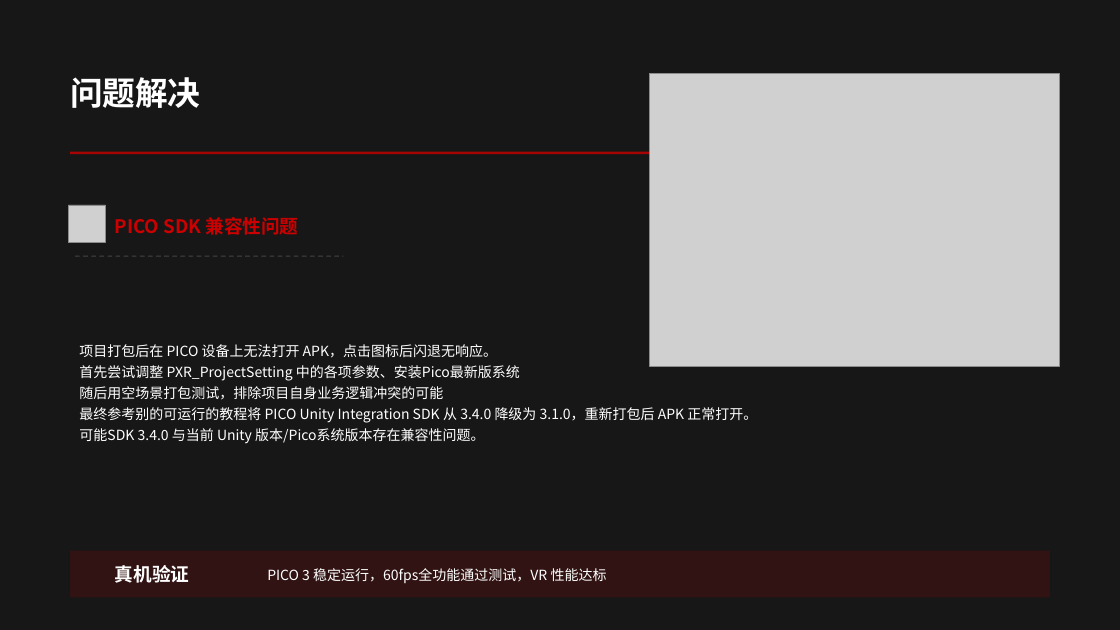
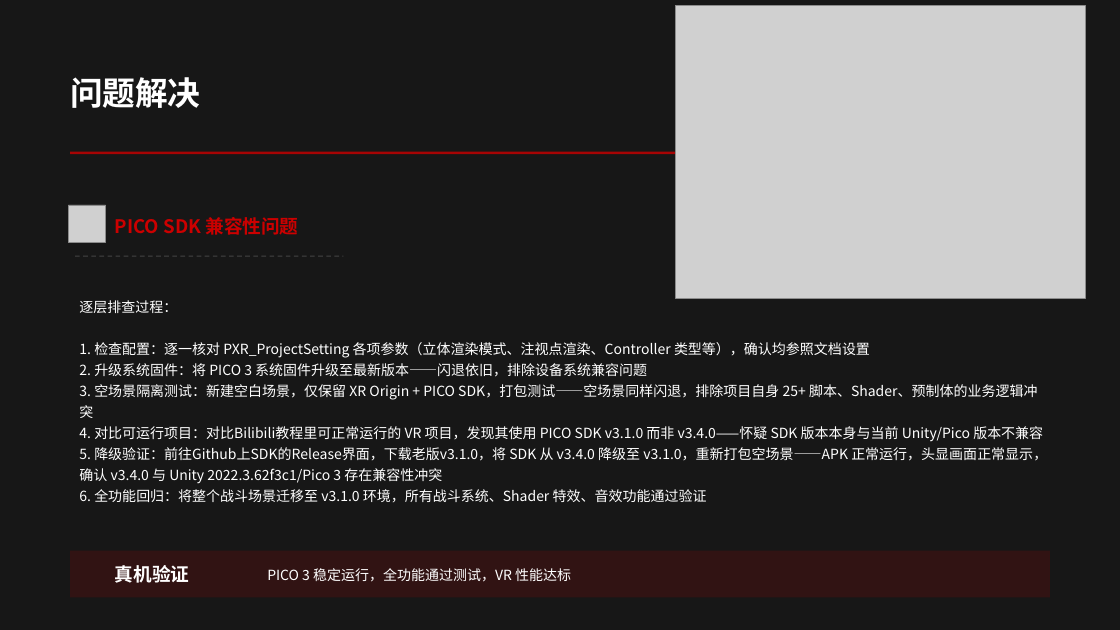
Before and after one commit to W-SEANVeen/ISF2, a slide deck: slide 21 of Docs/《孤城》VR游戏设计答辩.pptx. Drawn at 1120x630 pixels with LibreOffice and Linux fonts; fonts in the diff are those of the drawing; grey boxes stand for pictures; background and template pictures are left out; a plain dark background stands for a picture behind light text. Boxes give left, top, right and bottom in pixels: in the first picture for what was removed or moved away, otherwise in the second. Text is boxed around its words. In the diff, an @@ line names an element or a change of style, - is before the commit and + after.

```diff
--- a/Docs/《孤城》VR游戏设计答辩.pptx
+++ b/Docs/《孤城》VR游戏设计答辩.pptx
@@ picture: place and size @@
-picture at [649,73,1060,366]
+picture at [676,5,1086,298]
@@ text at [79,300,1047,502]: text changed @@
-项目打包后在 PICO 设备上无法打开 APK，点击图标后闪退无响应。
-首先尝试调整 PXR_ProjectSetting 中的各项参数、安装Pico最新版系统
-随后用空场景打包测试，排除项目自身业务逻辑冲突的可能
-最终参考别的可运行的教程将 PICO Unity Integration SDK 从 3.4.0 降级为 3.1.0，重新打包后 APK 正常打开。
-可能SDK 3.4.0 与当前 Unity 版本/Pico系统版本存在兼容性问题。
+逐层排查过程：
+1. 检查配置：逐一核对 PXR_ProjectSetting 各项参数（立体渲染模式、注视点渲染、Controller 类型等），确认均参照文档设置
+2. 升级系统固件：将 PICO 3 系统固件升级至最新版本——闪退依旧，排除设备系统兼容问题
+3. 空场景隔离测试：新建空白场景，仅保留 XR Origin + PICO SDK，打包测试——空场景同样闪退，排除项目自身 25+ 脚本、Shader、预制体的业务逻辑冲突
+4. 对比可运行项目：对比Bilibili教程里可正常运行的 VR 项目，发现其使用 PICO SDK v3.1.0 而非 v3.4.0——怀疑 SDK 版本本身与当前 Unity/Pico 版本不兼容
+5. 降级验证：前往Github上SDK的Release界面，下载老版v3.1.0，将 SDK 从 v3.4.0 降级至 v3.1.0，重新打包空场景——APK 正常运行，头显画面正常显示，确认 v3.4.0 与 Unity 2022.3.62f3c1/Pico 3 存在兼容性冲突
+6. 全功能回归：将整个战斗场景迁移至 v3.1.0 环境，所有战斗系统、Shader 特效、音效功能通过验证
@@ text at [267,568,571,582]: text changed @@
-PICO 3 稳定运行，60fps全功能通过测试，VR 性能达标
+PICO 3 稳定运行，全功能通过测试，VR 性能达标
```
Also in this commit, not shown: 7 other slides changed, 11 other files.
